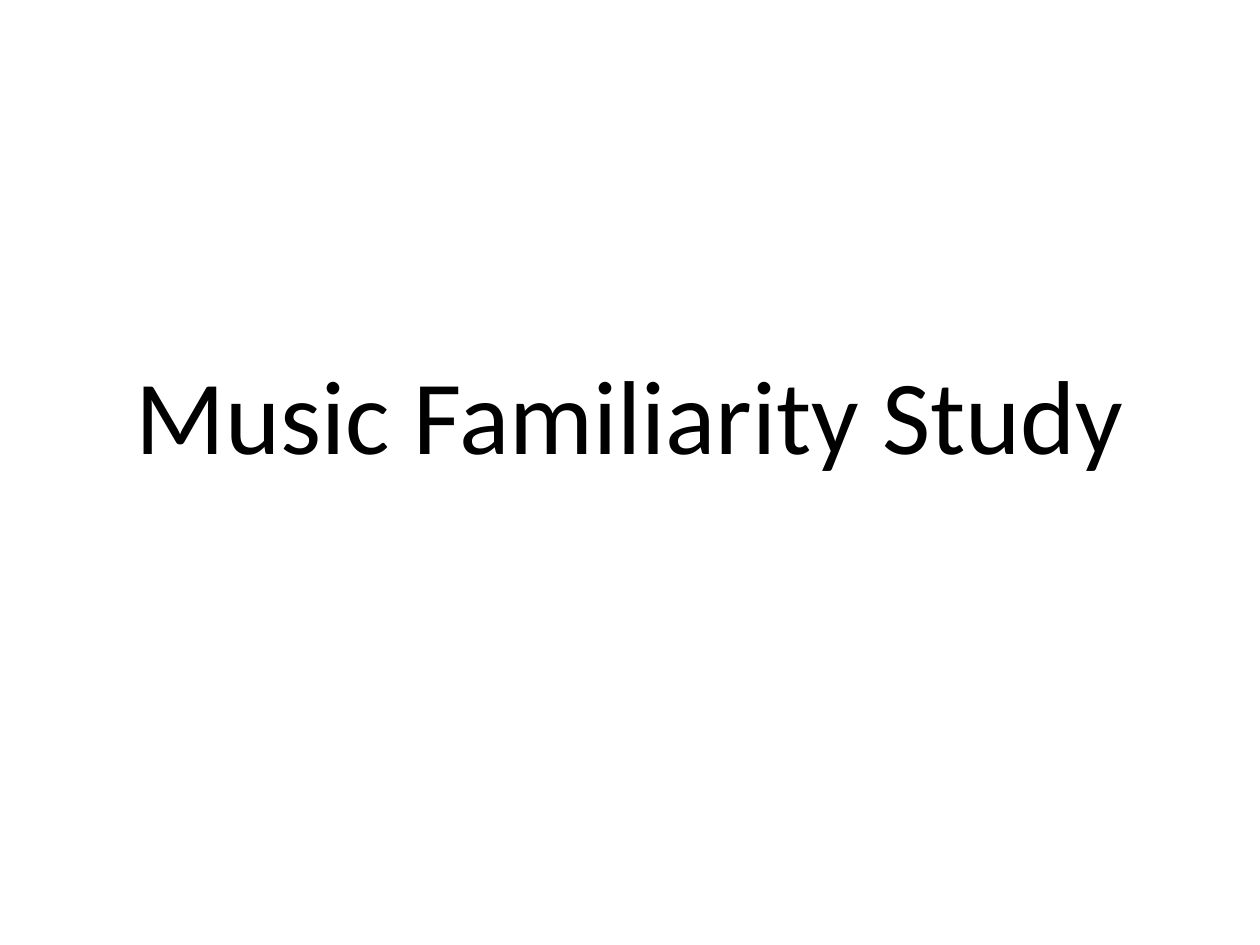
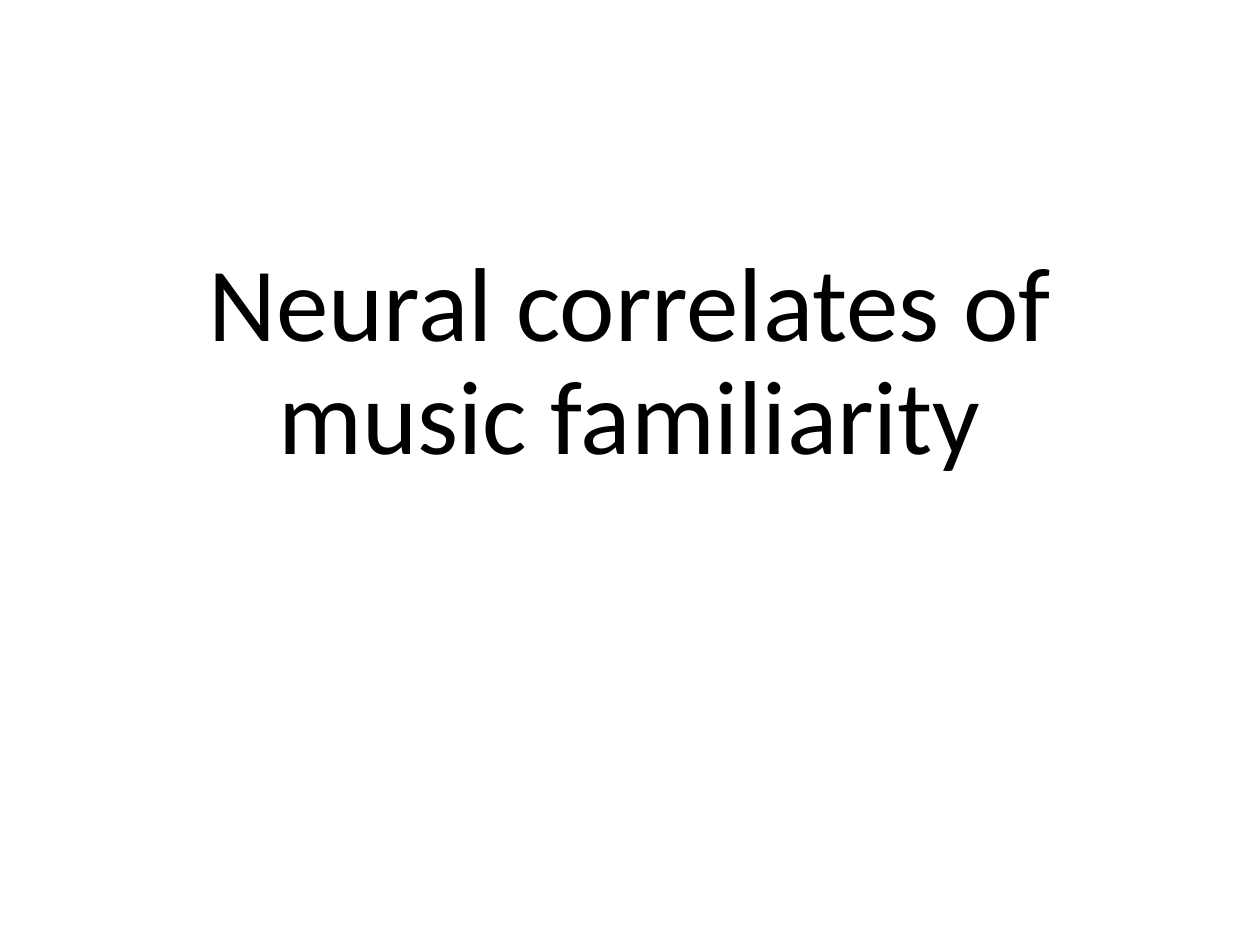
Before and after one commit to asternin/PhDProject, a slide deck: slide 1 of Meetings/2017.05.10-Grahn+KohlerPresentation.pptx. Drawn at 1260x945 pixels with LibreOffice and Linux fonts; fonts in the diff are those of the drawing. Boxes give left, top, right and bottom in pixels: in the first picture for what was removed or moved away, otherwise in the second. Text is boxed around its words. In the diff, an @@ line names an element or a change of style, - is before the commit and + after.

```diff
--- a/Meetings/2017.05.10-Grahn+KohlerPresentation.pptx
+++ b/Meetings/2017.05.10-Grahn+KohlerPresentation.pptx
@@ title at (x1=209, y1=268, x2=1050, y2=471): text changed @@
-Music Familiarity Study
+Neural correlates of music familiarity
```
Also in this commit, not shown: 2 other slides changed.
